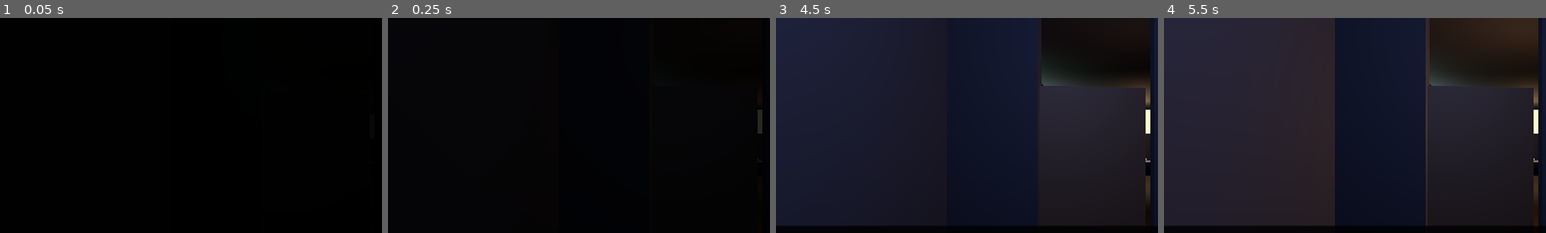
Above: before the commit, frames 1-4 (left to right).
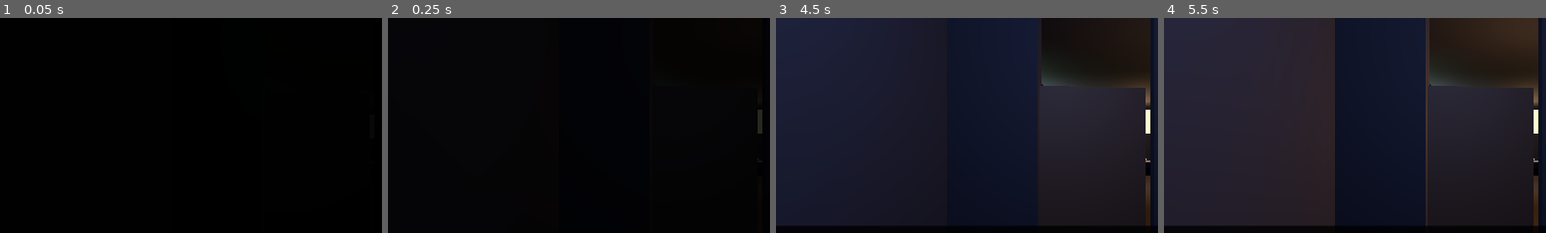
Above: after the commit, the same moments.

Repository: andrewlaker22-oss/videotagger
Game: Godot game, scene res://main.tscn
Same seed, same stepped clock (60 frames per second), same inputs: the game is played once before the commit and once after it.
Inputs (mouse positions are % of the whole screen's width and height, from its top left):
- Up to frame 1 (0.05 s): no input
- Up to frame 2 (0.25 s): no input
- Up to frame 3 (4.5 s): tap Enter at 0.5, 2, 3.5 s; move the mouse to (55, 50) at 0.52 s; hold W from 0.53 s (still down); tap R at 0.6 s; click (55, 50) at 0.67 s; tap Space (ui_select) at 0.77, 1.25, 1.52, 2.75, 3.02, 3.77, 4.25 s; move the mouse to (45, 50) at 1.27 s; tap E at 1.35 s; move the mouse to (52, 48) at 2.02 s; tap 1 at 2.1 s; move the mouse to (49, 52) at 2.77 s; tap 2 at 2.85 s; click (49, 52) at 2.92 s; move the mouse to (57, 51) at 3.52 s; tap 3 at 3.6 s; move the mouse to (42, 49) at 4.27 s; tap 4 at 4.35 s
- Up to frame 4 (5.5 s): keep holding W; tap Space (ui_select) at 4.52 s; move the mouse to (51, 50) at 5.02 s; tap R at 5.1 s; click (51, 50) at 5.17 s
The pictures show only the part of the screen within x 8-58%, y 22-72%; the shares and areas given below are measured in that part.

The runs differ from the first frame. In frame 3, 0.1% of the frame differs, in the area x 96-98%, y 86-97%; in frame 4, less than 0.1%.

Commit message:
Add floor lamp next to the TV with warm practical light

Diff:
--- a/scripts/apartment_builder.gd
+++ b/scripts/apartment_builder.gd
@@ -247,6 +247,10 @@
 	_add_box(Vector3(1.8, 0.5, 0.5), Vector3(-3.5, 0.25, 3.65), "wood")
 	_add_box(Vector3(1.5, 0.85, 0.12), Vector3(-3.5, 1.15, 3.65), "dark")
 	_add_quad(Vector2(1.35, 0.7), Vector3(-3.5, 1.15, 3.58), "screen", PI)
+	# Floor lamp beside the TV stand (placeholder boxes + emissive shade).
+	_add_box(Vector3(0.3, 0.06, 0.3), Vector3(-2.3, 0.03, 3.55), "dark")
+	_add_box(Vector3(0.06, 1.6, 0.06), Vector3(-2.3, 0.8, 3.55), "dark")
+	_add_box(Vector3(0.4, 0.32, 0.4), Vector3(-2.3, 1.72, 3.55), "lamp_glow", 0.0, false)
 	# Floor lamp (the flickering warm light lives here).
 	_add_box(Vector3(0.06, 1.7, 0.06), Vector3(-5.0, 0.85, 0.6), "dark")
 	_add_box(Vector3(0.35, 0.3, 0.35), Vector3(-5.0, 1.8, 0.6), "lamp_glow", 0.0, false)
@@ -325,6 +329,7 @@
 	# (position, color, energy, range, flicker mode)
 	_add_light(Vector3(-8, 2.6, 0), Color(0.6, 0.7, 1.0), 1.2, 7.0, "buzz")      # hallway
 	_add_light(Vector3(-5.0, 1.9, 0.6), Color(1.0, 0.75, 0.5), 2.2, 9.0, "dying") # living lamp
+	_add_light(Vector3(-2.3, 1.65, 3.55), Color(1.0, 0.8, 0.55), 1.4, 6.0, "steady") # TV lamp
 	_add_light(Vector3(4, 2.6, -2), Color(0.85, 0.9, 1.0), 1.6, 7.0, "steady")    # kitchen
 	_add_light(Vector3(4, 2.5, 2), Color(1.0, 0.8, 0.6), 1.2, 7.0, "steady")      # bedroom
 	_add_light(Vector3(0.5, 2.7, -2.75), Color(0.8, 1.0, 0.9), 1.4, 6.0, "buzz")  # bathroom
